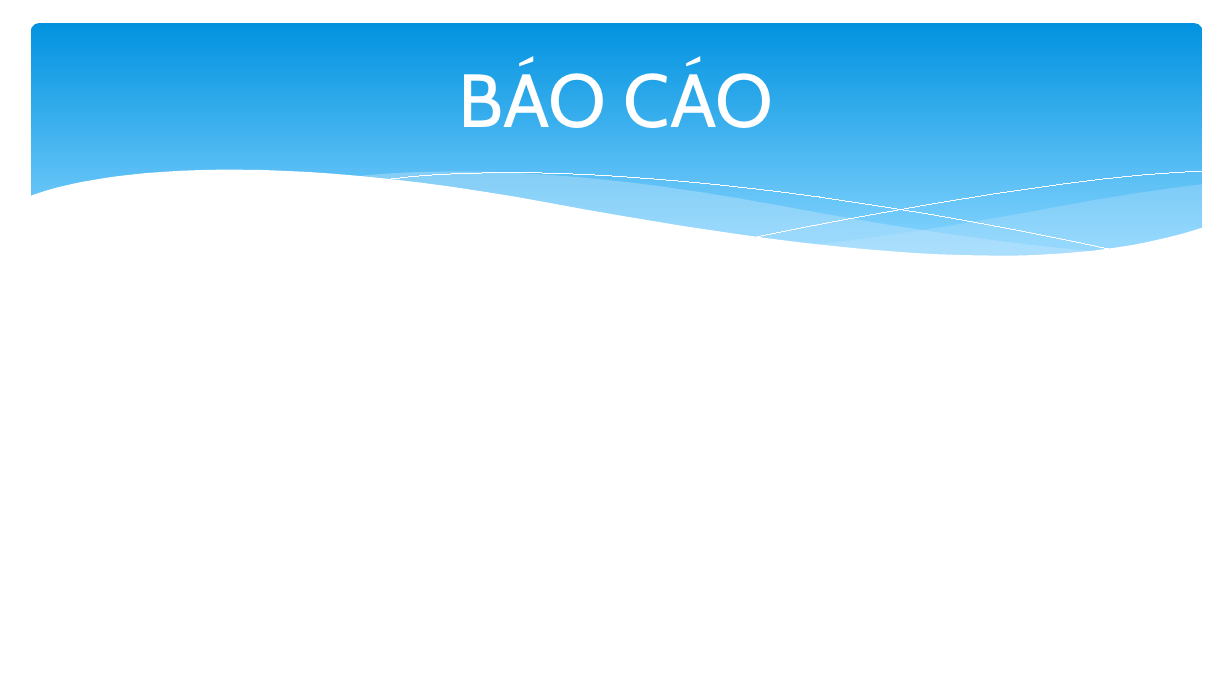
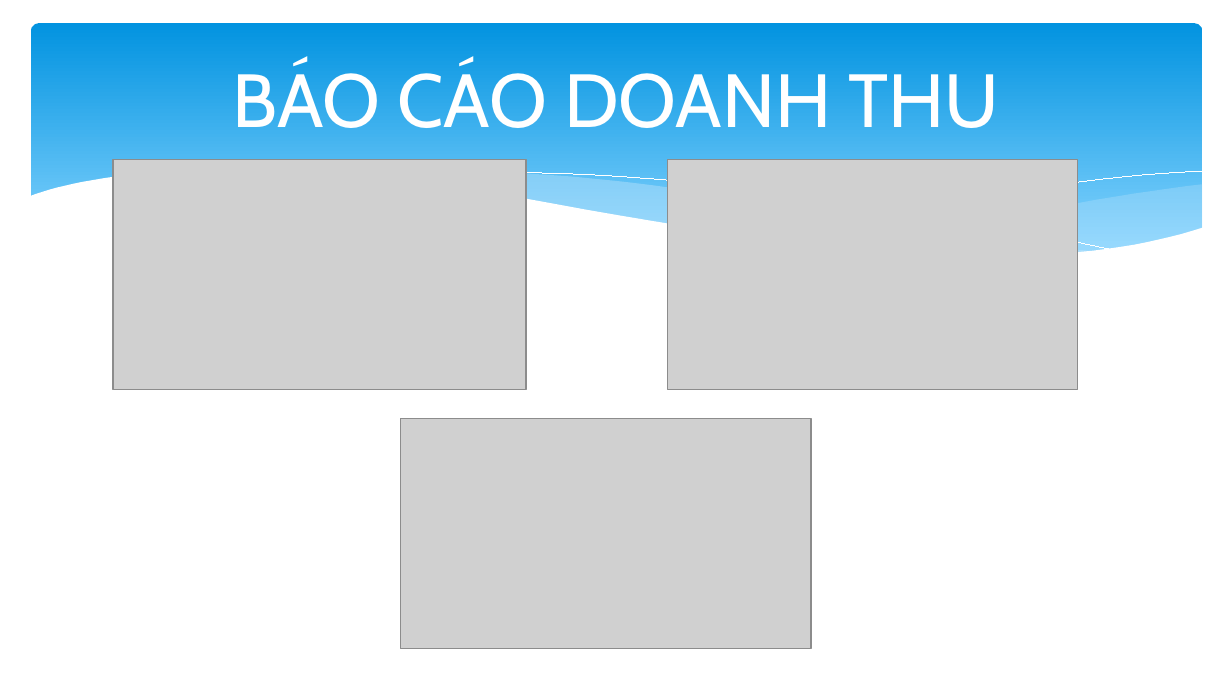
Before and after one commit to quoctrungdh/TaxiApp, a slide deck: slide 23 of BaoCao.pptx. Drawn at 1232x693 pixels with LibreOffice and Linux fonts; fonts in the diff are those of the drawing; grey boxes stand for pictures. Boxes give left, top, right and bottom in pixels: in the first picture for what was removed or moved away, otherwise in the second. Text is boxed around its words. In the diff, an @@ line names an element or a change of style, - is before the commit and + after.

Commit message:
Update

```diff
--- a/BaoCao.pptx
+++ b/BaoCao.pptx
@@ title at (232, 64, 999, 128): text changed @@
-BÁO CÁO
+BÁO CÁO DOANH THU
@@ picture added at (113, 159, 526, 389) @@
@@ picture added at (668, 159, 1078, 389) @@
@@ picture added at (400, 419, 811, 649) @@
```
